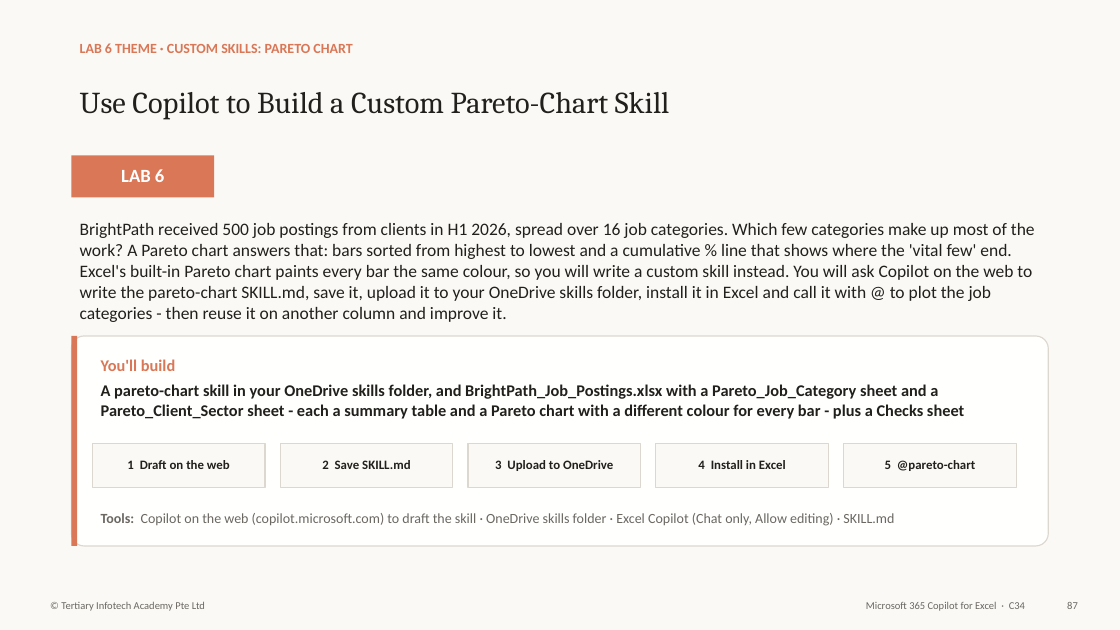
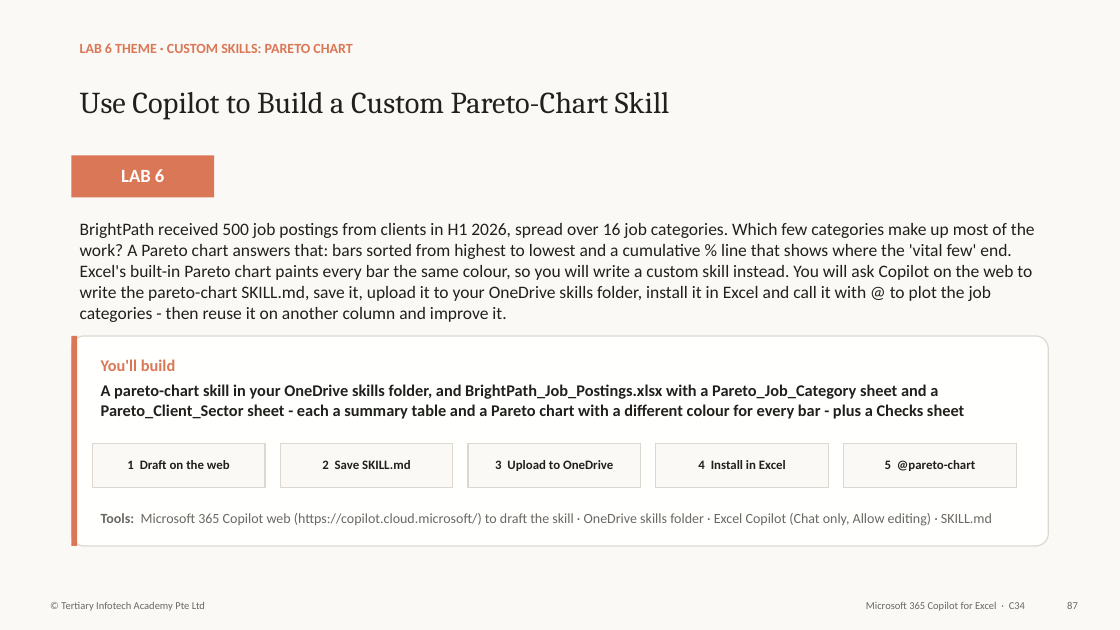
Before and after one commit to tertiarycourses/C34-Microsoft-365-Copilot-for-Excel, a slide deck: slide 88 of courseware/Microsoft 365 Copilot for Excel-v3.1.pptx. Drawn at 1120x630 pixels with LibreOffice and Linux fonts; fonts in the diff are those of the drawing. Boxes give left, top, right and bottom in pixels: in the first picture for what was removed or moved away, otherwise in the second. Text is boxed around its words. In the diff, an @@ line names an element or a change of style, - is before the commit and + after.

```diff
--- a/courseware/Microsoft 365 Copilot for Excel-v3.1.pptx
+++ b/courseware/Microsoft 365 Copilot for Excel-v3.1.pptx
@@ text at [101,513,992,526]: text changed @@
-Tools: Copilot on the web (copilot.microsoft.com) to draft the skill · OneDrive skills folder · Excel Copilot (Chat only, Allow editing) · SKILL.md
+Tools: Microsoft 365 Copilot web (https://copilot.cloud.microsoft/) to draft the skill · OneDrive skills folder · Excel Copilot (Chat only, Allow editing) · SKILL.md
```
Also in this commit, not shown: 2 other slides changed, 29 other files.
